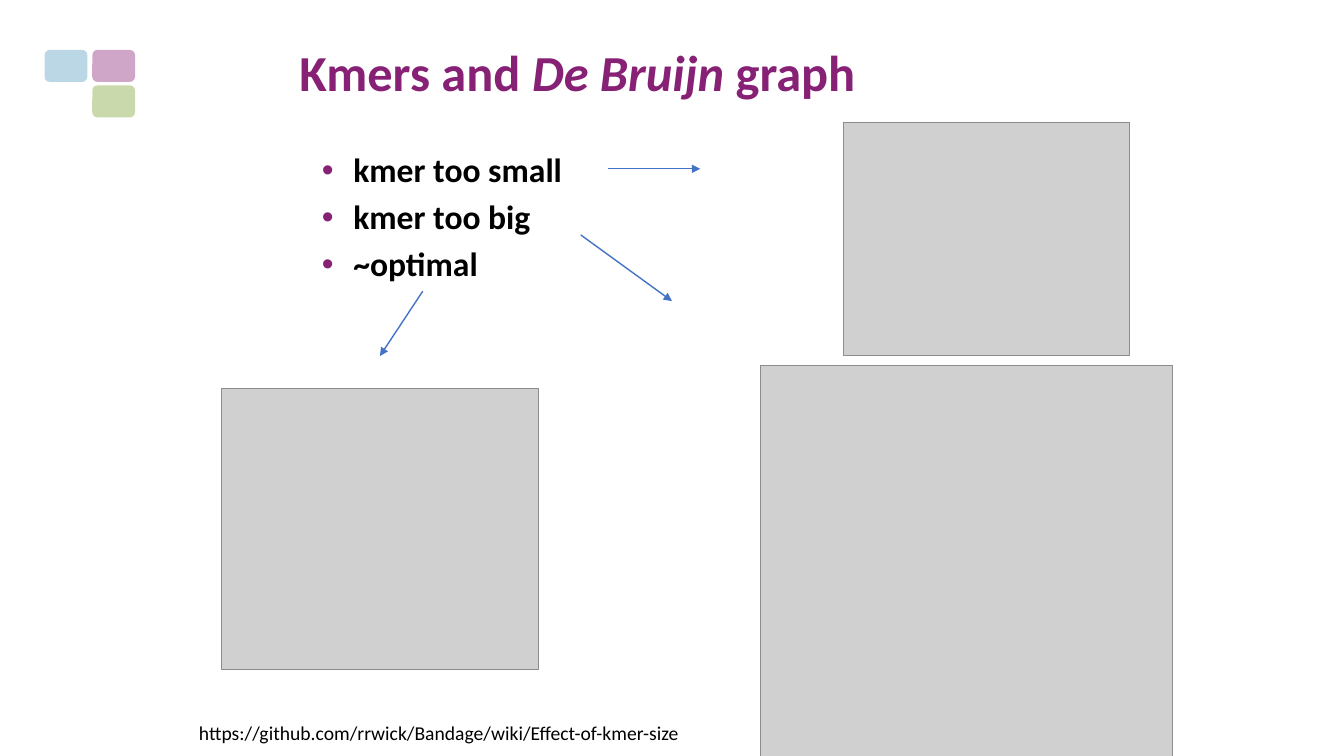
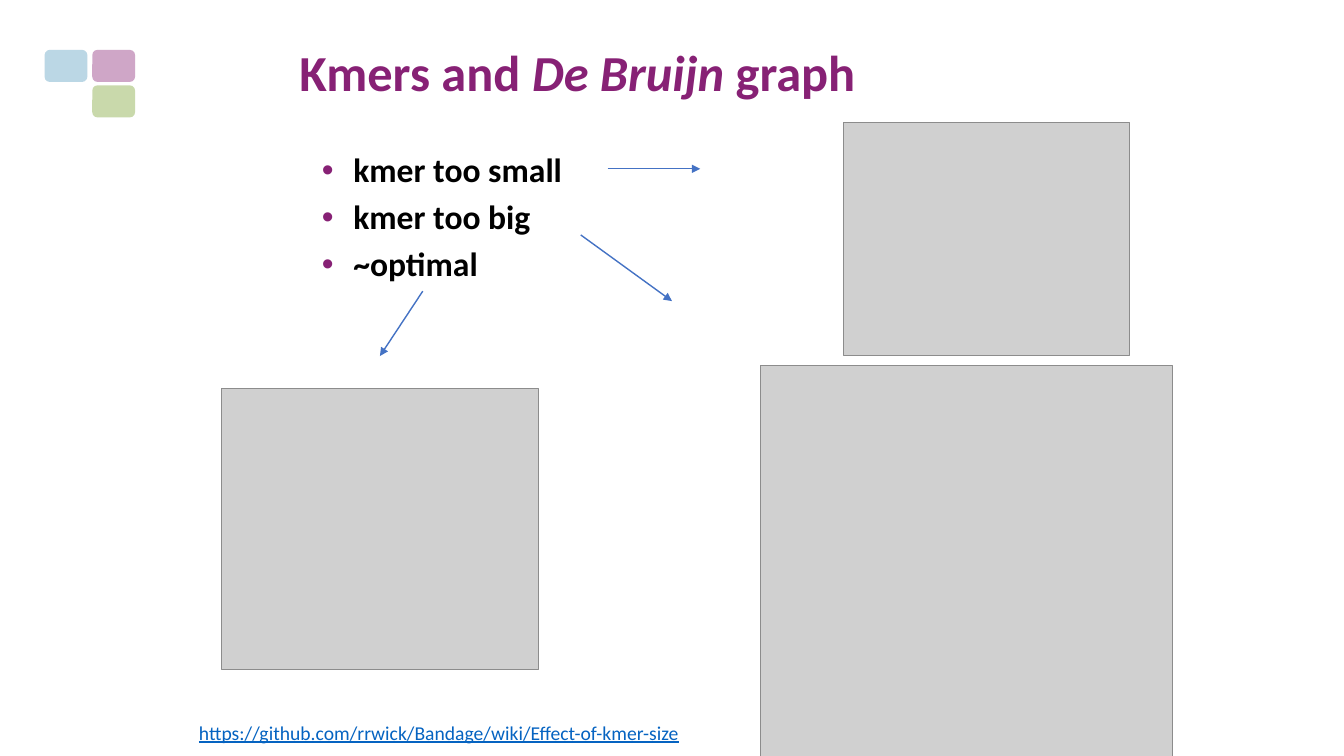
Before and after one commit to peterthorpe5/Msc_Digital_Health, a slide deck: slide 7 of powerpoint/Kmers_and_graphs.pptx. Drawn at 1344x756 pixels with LibreOffice and Linux fonts; fonts in the diff are those of the drawing; grey boxes stand for pictures. Boxes give left, top, right and bottom in pixels: in the first picture for what was removed or moved away, otherwise in the second. Text is boxed around its words. In the diff, an @@ line names an element or a change of style, - is before the commit and + after.

```diff
--- a/powerpoint/Kmers_and_graphs.pptx
+++ b/powerpoint/Kmers_and_graphs.pptx
@@ text "https://github.com/rrwick/Bandage/wiki/Effect-of-kmer-size" at [199,726,678,744]: text colour #000000 to #0563C1, underline on @@
```
Also in this commit, not shown: 1 other slide changed, 7 other files.
